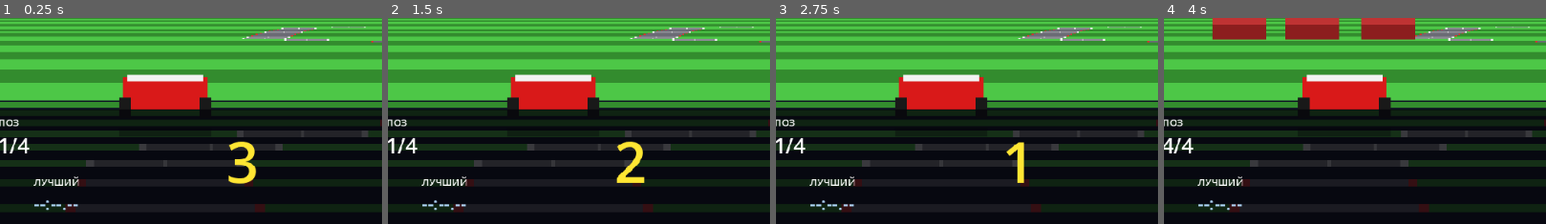
Above: before the commit, frames 1-4 (left to right).
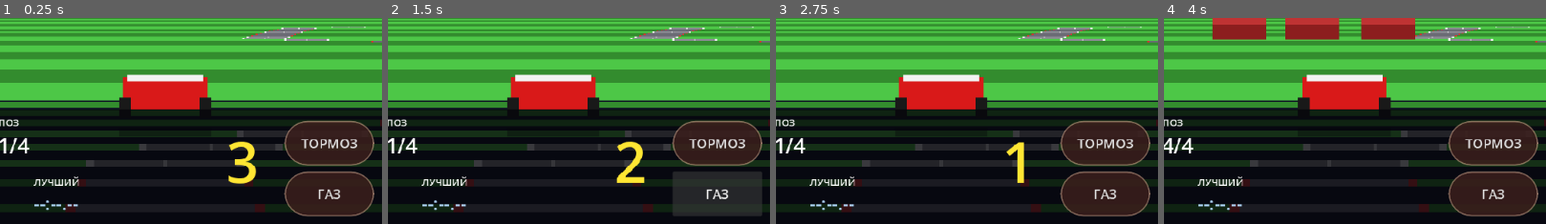
Above: after the commit, the same moments.

Repository: masterofmagic234/Arkon
Game: Godot game, scene res://scenes/level2_pseudo3d.tscn
The game is run twice, just before and just after one commit, with the same random seed, the same clock (stepped at 60 frames per second) and the same inputs. This scene is started directly instead of the project's main scene.
Inputs (mouse positions are % of the whole screen's width and height, from its top left):
- Up to frame 1 (0.25 s): no input
- Up to frame 2 (1.5 s): click "ТОРМОЗ" at 0.5 s; click "ГАЗ" at 1.25 s
- Up to frame 3 (2.75 s): tap Enter at 2 s; move the mouse to (72, 43) at 2.02 s; hold D (race_right) from 2.03 s (still down); click (72, 43) at 2.17 s
- Up to frame 4 (4 s): release D (race_right) at 2.75 s; tap Space at 2.75 s; drag from (30, 53) to (45, 69) at 2.77 s; move the mouse to (60, 25) at 3.52 s; hold D (race_right) from 3.53 s (still down)
The pictures show only the part of the screen within x 28-78%, y 45-95%; the shares and areas given below are measured in that part.

The runs differ from the first frame. In frame 1, 8.5% of the frame differs, in the area x 74-98%, y 50-97%; in frame 2, 8.8%, in the area x 74-98%, y 50-96%; in frame 3, 8.5%; in frame 4, 8.5%.
Error in both runs: Invalid access to property or key 'world_x' on a base object of type 'RefCounted (race_ai_controller.gd)'. (res://scripts/race_minimap_nes.gd:43)

Commit message:
Restore Level 2 gas and brake controls

Diff:
--- a/scenes/level2_pseudo3d.tscn
+++ b/scenes/level2_pseudo3d.tscn
@@ -213,9 +213,9 @@
 mouse_filter = 2
 
 [node name="Brake" type="Button" parent="HUD"]
-offset_left = 1030.0
+offset_left = 840.0
 offset_top = 515.0
-offset_right = 1180.0
+offset_right = 990.0
 offset_bottom = 590.0
 theme_override_font_sizes/font_size = 22
 theme_override_styles/normal = SubResource("ButtonStyle")
@@ -223,9 +223,9 @@
 mouse_filter = 1
 
 [node name="Gas" type="Button" parent="HUD"]
-offset_left = 1030.0
+offset_left = 840.0
 offset_top = 600.0
-offset_right = 1180.0
+offset_right = 990.0
 offset_bottom = 675.0
 theme_override_font_sizes/font_size = 22
 theme_override_styles/normal = SubResource("ButtonStyle")
